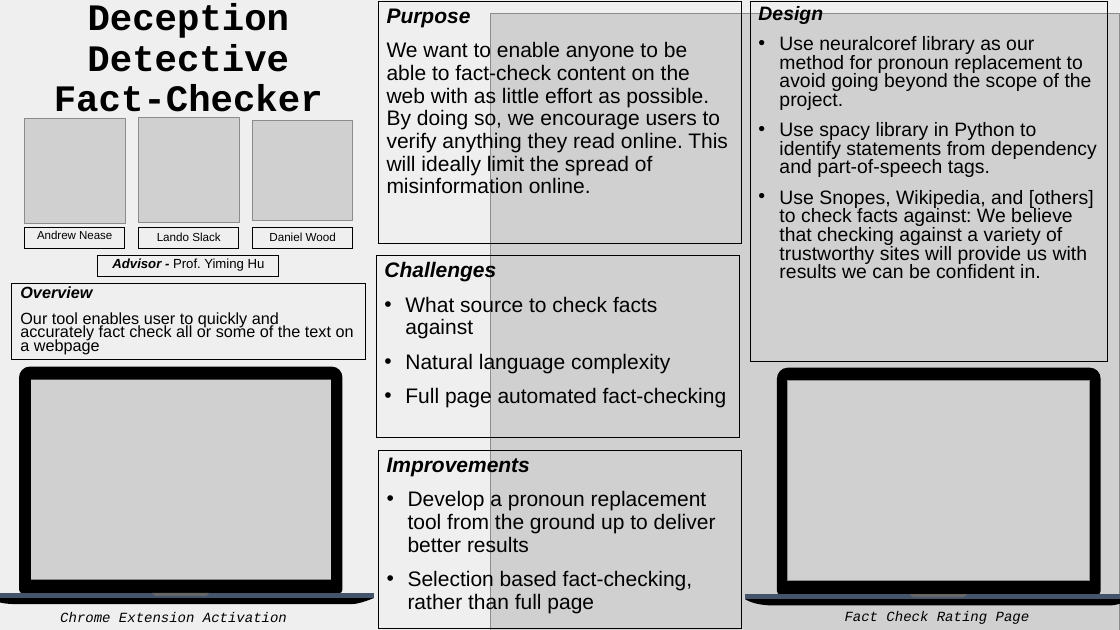
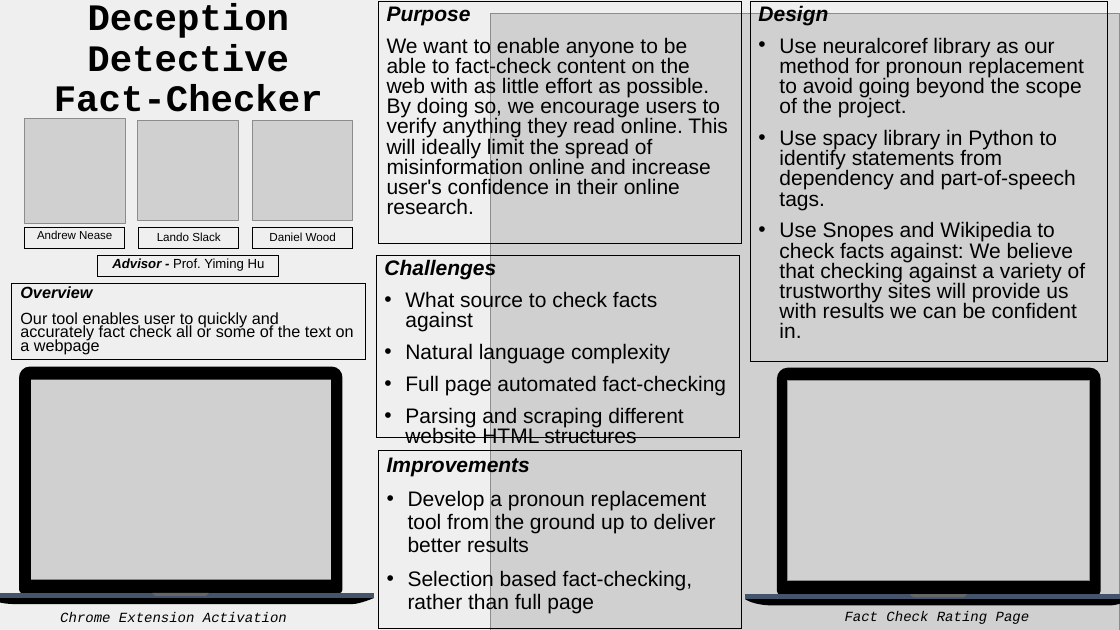
Before and after one commit to anease/senior-design, a slide deck: slide 1 of ExpoPoster.pptx. Drawn at 1120x630 pixels with LibreOffice and Linux fonts; fonts in the diff are those of the drawing; grey boxes stand for pictures. Boxes give left, top, right and bottom in pixels: in the first picture for what was removed or moved away, otherwise in the second. Text is boxed around its words. In the diff, an @@ line names an element or a change of style, - is before the commit and + after.

```diff
--- a/ExpoPoster.pptx
+++ b/ExpoPoster.pptx
@@ text in rectangle at (387,6,471,25): line spacing 0.9 to 0.8 @@
@@ text in rectangle at (758,6,1084,210): size 16.6 to 18 pt in "Design", "Use neuralcoref library as our method for ...", "Use spacy library in Python to identify ..." @@
@@ text in rectangle at (387,36,728,215): text changed @@
-We want to enable anyone to be able to fact-check content on the web with as little effort as possible. By doing so, we encourage users to verify anything they read online. This will ideally limit the spread of misinformation online.
+We want to enable anyone to be able to fact-check content on the web with as little effort as possible. By doing so, we encourage users to verify anything they read online. This will ideally limit the spread of misinformation online and increase user's confidence in their online research.
@@ text in rectangle at (779,221,1085,338): text changed; size 16.6 to 18 pt @@
-• Use Snopes, Wikipedia, and [others] to check facts against: We believe that checking against a variety of trustworthy sites will provide us with results we can be confident in.
+• Use Snopes and Wikipedia to check facts against: We believe that checking against a variety of trustworthy sites will provide us with results we can be confident in.
@@ text at (384,259,727,395): line spacing 0.9 to 0.8 @@
@@ text at (405,406,683,448): paragraph added @@
+• Parsing and scraping different website HTML structures
```
Also in this commit, not shown: 3 other files.
